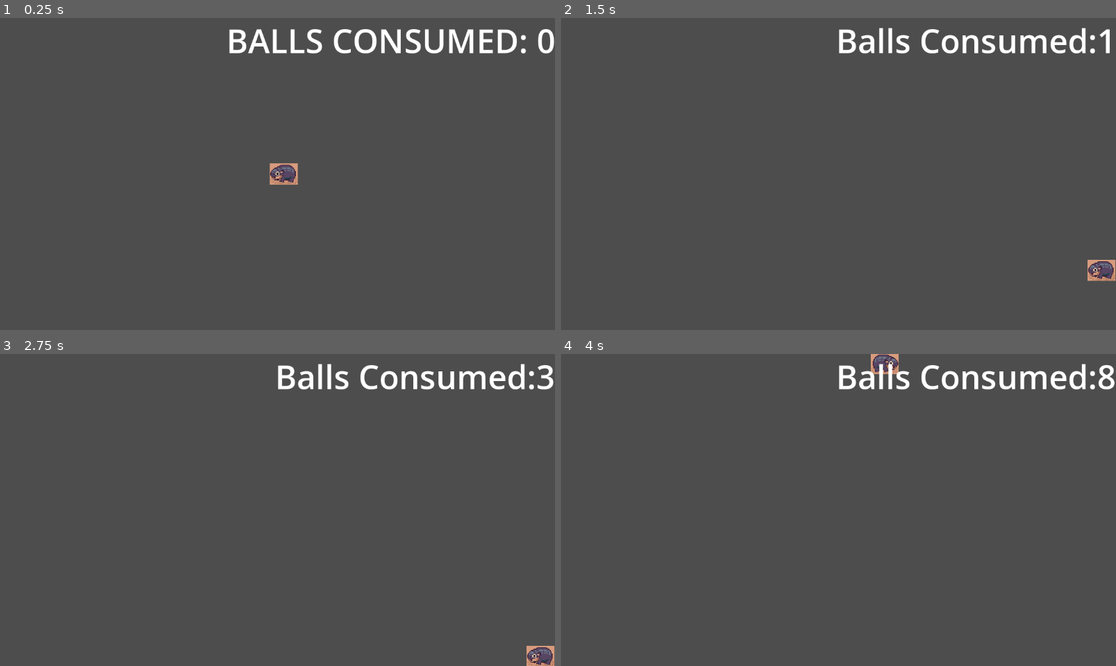
Above: before the commit, frames 1-4 (two rows, left to right).
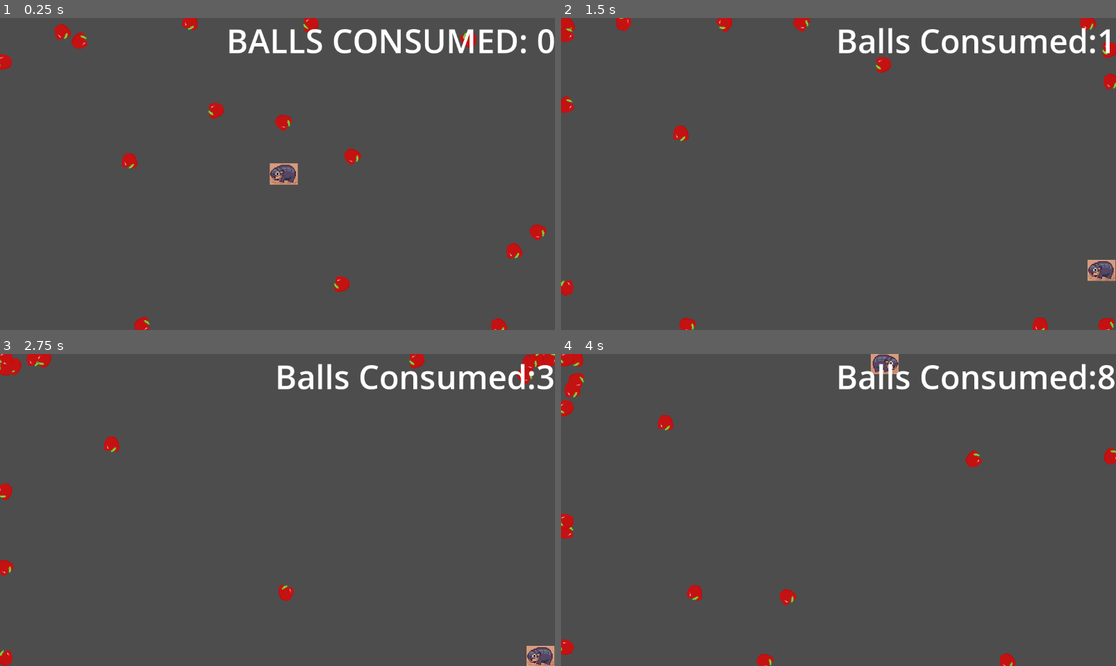
Above: after the commit, the same moments.

Repository: LTnano/MooDeng
Game: Godot game, scene res://Levels/TestGameplay.tscn
Same seed, same stepped clock (60 frames per second), same inputs: the game is played once before the commit and once after it.
Inputs:
- Up to frame 1 (0.25 s): no input
- Up to frame 2 (1.5 s): hold D (move_right) 0.53-1.28 s; hold Down (move_down) from 1.28 s (still down)
- Up to frame 3 (2.75 s): release Down (move_down) at 2.03 s; hold D (move_right) from 2.03 s (still down)
- Up to frame 4 (4 s): release D (move_right) at 2.78 s; hold W (move_up) 2.78-3.53 s; hold Left (move_left) from 3.53 s (still down)

The runs differ from the first frame. In frame 1, 1.6% of the frame differs, in the area x 0-99%, y 0-100%; in frame 2, 1.5%; in frame 3, 1.3%; in frame 4, 1.5%.

Commit message:
added animation sprite, changed project settings

Diff:
--- a/Assets/balls.tscn
+++ b/Assets/balls.tscn
@@ -1,10 +1,20 @@
-[gd_scene load_steps=5 format=3 uid="uid://bdgaiubmoy8sk"]
+[gd_scene load_steps=6 format=3 uid="uid://bdgaiubmoy8sk"]
 
 [ext_resource type="Script" uid="uid://cekej5jh6p2tp" path="res://Assets/balls.gd" id="1_metgv"]
+[ext_resource type="Texture2D" uid="uid://do6g5wrcblyt" path="res://Assets/apple.png" id="2_metgv"]
 
 [sub_resource type="CircleShape2D" id="CircleShape2D_enbwy"]
 
 [sub_resource type="SpriteFrames" id="SpriteFrames_7wyg0"]
+animations = [{
+"frames": [{
+"duration": 1.0,
+"texture": ExtResource("2_metgv")
+}],
+"loop": true,
+"name": &"Apple",
+"speed": 5.0
+}]
 
 [sub_resource type="CircleShape2D" id="CircleShape2D_metgv"]
 
@@ -16,8 +26,8 @@
 
 [node name="AnimatedSprite2D" type="AnimatedSprite2D" parent="."]
 position = Vector2(1.19209e-07, -5.96046e-08)
-scale = Vector2(0.0102146, 0.0147623)
 sprite_frames = SubResource("SpriteFrames_7wyg0")
+animation = &"Apple"
 
 [node name="BallDetector" type="Area2D" parent="."]
 
--- a/project.godot
+++ b/project.godot
@@ -49,5 +49,8 @@
 
 [rendering]
 
+textures/canvas_textures/default_texture_filter=0
 renderer/rendering_method="gl_compatibility"
 renderer/rendering_method.mobile="gl_compatibility"
+anti_aliasing/quality/screen_space_aa=1
+2d/snap/snap_2d_transforms_to_pixel=true
